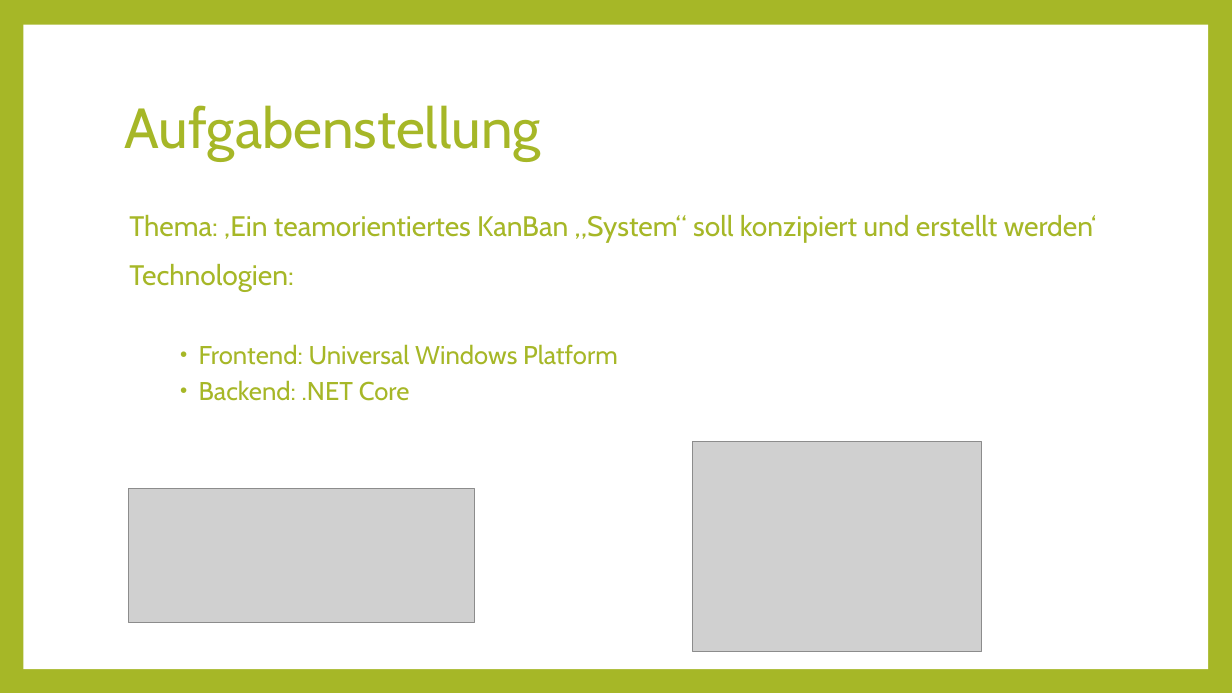
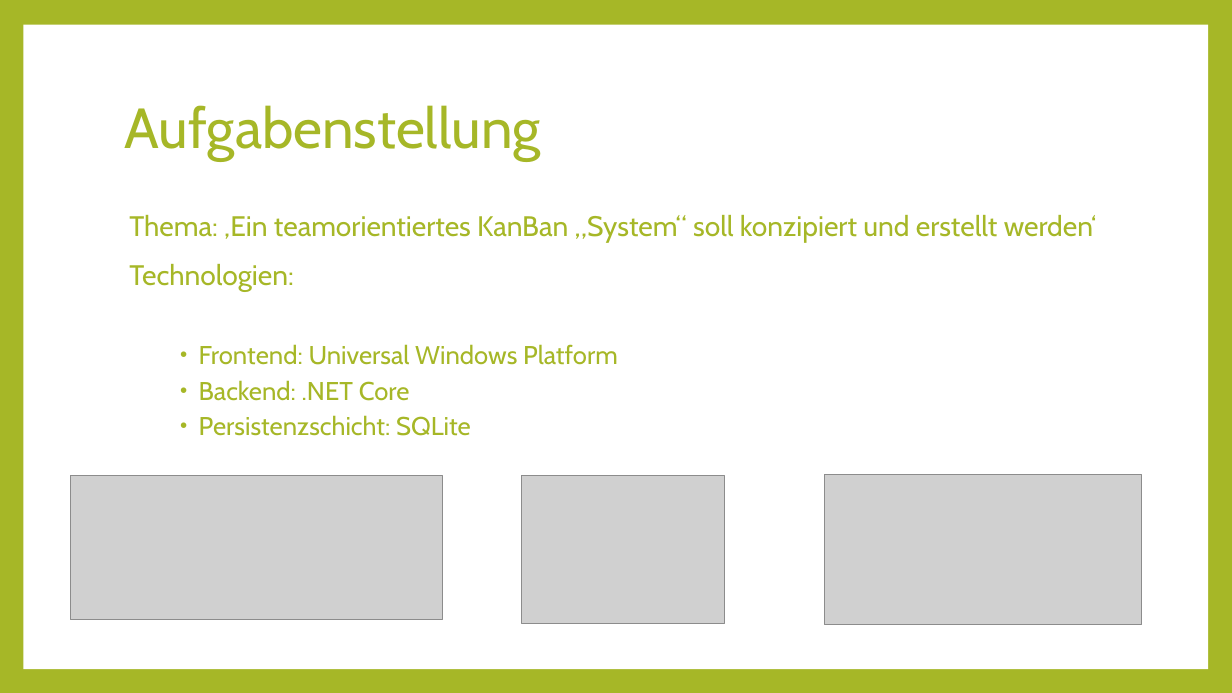
Before and after one commit to Kulu-M/KanBan-App, a slide deck: slide 19 of KanBan-App/Documents/Abschlusspräsentation/Projektmanagement.pptx (slide 16 before the commit). Drawn at 1232x693 pixels with LibreOffice and Linux fonts; fonts in the diff are those of the drawing; grey boxes stand for pictures. Boxes give left, top, right and bottom in pixels: in the first picture for what was removed or moved away, otherwise in the second. Text is boxed around its words. In the diff, an @@ line names an element or a change of style, - is before the commit and + after.

```diff
--- a/KanBan-App/Documents/Abschlusspräsentation/Projektmanagement.pptx
+++ b/KanBan-App/Documents/Abschlusspräsentation/Projektmanagement.pptx
@@ text at (199, 415, 471, 436): paragraph added @@
+    • Persistenzschicht: SQLite
@@ picture: place and size @@
-picture at (128, 489, 475, 623)
+picture at (70, 476, 442, 620)
@@ picture: place and size @@
-picture at (693, 442, 982, 652)
+picture at (522, 476, 726, 624)
@@ picture added at (824, 475, 1142, 626) @@
```
Also in this commit, not shown: 8 other slides changed, 8 slides added, 4 slides removed.
